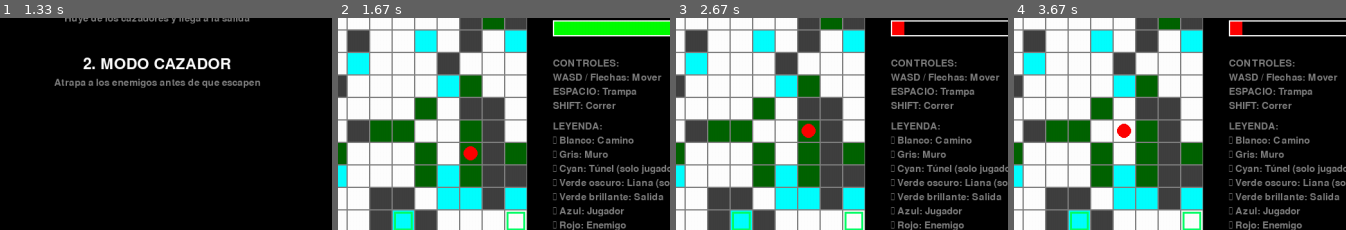
Above: before the commit, frames 1-4 (left to right).
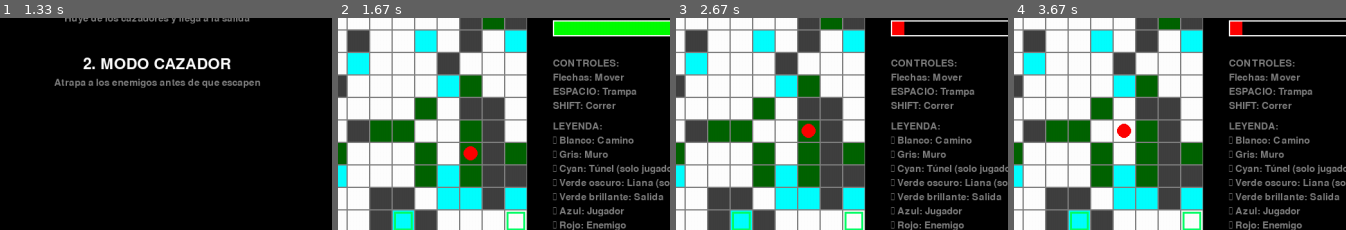
Above: after the commit, the same moments.

Repository: Kerzinsin/Proyecto-II-Intro
Game: pygame game, started from Proyecto 2 Introducción/jugar.py
The game is run twice, just before and just after one commit, with the same random seed, the same clock (stepped at 60 frames per second) and the same inputs.
Inputs:
- Up to frame 1 (1.33 s): tap 1 at 0.33 s; type "ann" at 0.67 s; tap Enter at 1 s; tap 2 at 1.22 s
- Up to frame 2 (1.67 s): tap 1 at 1.55 s
- Up to frame 3 (2.67 s): hold Shift 1.88-2.35 s; hold Right 1.88-2.35 s; hold W from 2.43 s (still down); hold Right from 2.43 s (still down); tap Space at 2.5 s
- Up to frame 4 (3.67 s): release W at 2.9 s; release Right at 2.9 s
The pictures show only the part of the screen within x 40-90%, y 45-95%; the shares and areas given below are measured in that part.

Frame 1 is identical in both runs. In frame 2, 0.7% of the frame differs, in the area x 64-98%, y 25-30%; in frame 3, 0.7%; in frame 4, 0.7%.

Commit message:
Se quitaron líneas inncesarias

Diff:
--- a/Proyecto 2 Introducción/Modelos/enemigo.py
+++ b/Proyecto 2 Introducción/Modelos/enemigo.py
@@ -6,27 +6,7 @@
 from Modelos.terreno import Camino, Liana
 
 class Enemigo:
-    """
-    Representa un enemigo en el juego que puede perseguir o huir del jugador.
-
-    Atributos:
-        fila (int): Posición vertical en el mapa
-        columna (int): Posición horizontal en el mapa
-        activo (bool): Indica si el enemigo está activo en el juego
-        velocidad (float): Multiplicador de velocidad (0.5 = lento, 1.5 = rápido)
-        eliminado (bool): Indica si el enemigo fue eliminado por una trampa
-        tiempo_eliminacion (float): Timestamp de cuando fue eliminado
-    """
-
     def __init__(self, fila, columna, velocidad=1.0):
-        """
-        Inicializa un nuevo enemigo.
-
-        Args:
-            fila (int): Posición inicial en fila
-            columna (int): Posición inicial en columna
-            velocidad (float): Velocidad del enemigo (default: 1.0)
-        """
         self.fila = fila
         self.columna = columna
         self.activo = True
@@ -35,41 +15,17 @@
         self.tiempo_eliminacion = None
 
     def obtener_posicion(self):
-        """
-        Obtiene la posición actual del enemigo.
-
-        Returns:
-            tuple: (fila, columna)
-        """
         return self.fila, self.columna
 
     def puede_moverse(self, mapa, nueva_fila, nueva_columna):
-        """
-        Verifica si el enemigo puede moverse a una posición específica.
-
-        Args:
-            mapa (Mapa): Instancia del mapa del juego
-            nueva_fila (int): Fila destino
-            nueva_columna (int): Columna destino
-
-        Returns:
-            bool: True si el movimiento es válido, False en caso contrario
-        """
         if 0 <= nueva_fila < mapa.filas and 0 <= nueva_columna < mapa.columnas:
             casilla_destino = mapa.matriz[nueva_fila][nueva_columna]
             return casilla_destino.puede_pasar_enemigo()
         return False
 
     def mover_aleatorio(self, mapa):
-        """
-        El enemigo se mueve aleatoriamente a una casilla válida adyacente.
-
-        Args:
-            mapa (Mapa): Instancia del mapa del juego
-        """
         direcciones = [(1, 0), (-1, 0), (0, 1), (0, -1)]
         random.shuffle(direcciones)
-
         for df, dc in direcciones:
             nueva_fila = self.fila + df
             nueva_columna = self.columna + dc
@@ -79,16 +35,6 @@
                 break
 
     def mover_hacia(self, jugador, mapa):
-        """
-        El enemigo persigue al jugador (usado en Modo Escapa).
-
-        Calcula la dirección hacia el jugador y se mueve en esa dirección.
-        Si no puede acercarse, se mueve aleatoriamente.
-
-        Args:
-            jugador (Jugador): Instancia del jugador a perseguir
-            mapa (Mapa): Instancia del mapa del juego
-        """
         if self.eliminado:
             return
 
@@ -124,16 +70,6 @@
         self.mover_aleatorio(mapa)
 
     def huir_de(self, jugador, mapa):
-        """
-        El enemigo huye del jugador (usado en Modo Cazador).
-
-        Calcula la dirección opuesta al jugador y se mueve alejándose.
-        Si no puede alejarse, se mueve aleatoriamente.
-
-        Args:
-            jugador (Jugador): Instancia del jugador del cual huir
-            mapa (Mapa): Instancia del mapa del juego
-        """
         if self.eliminado:
             return
 
@@ -169,37 +105,16 @@
         self.mover_aleatorio(mapa)
 
     def eliminar(self):
-        """
-        Elimina temporalmente al enemigo (activado por trampa).
-
-        El enemigo será marcado como eliminado y registrará el tiempo
-        para poder reaparecer después de 10 segundos.
-        """
         self.eliminado = True
         self.tiempo_eliminacion = time.time()
         print(f"Enemigo eliminado en ({self.fila}, {self.columna})")
 
     def verificar_reaparicion(self, mapa):
-        """
-        Verifica si el enemigo debe reaparecer después de 10 segundos.
-
-        Args:
-            mapa (Mapa): Instancia del mapa del juego
-        """
         if self.eliminado and self.tiempo_eliminacion:
             if time.time() - self.tiempo_eliminacion >= 10:
                 self.reaparecer(mapa)
 
     def reaparecer(self, mapa):
-        """
-        Reaparece el enemigo en una posición aleatoria válida del mapa.
-
-        Intenta hasta 50 veces encontrar una posición válida donde
-        el enemigo pueda moverse.
-
-        Args:
-            mapa (Mapa): Instancia del mapa del juego
-        """
         intentos = 0
         while intentos < 50:  # Máximo 50 intentos para encontrar posición
             nueva_fila = random.randint(0, mapa.filas - 1)
@@ -215,15 +130,6 @@
             intentos += 1
 
     def iniciar_movimiento(self, mapa):
-        """
-        Inicia el movimiento continuo del enemigo en un hilo separado.
-
-        Usado principalmente en el Modo Cazador para que los enemigos
-        se muevan automáticamente sin esperar acciones del jugador.
-
-        Args:
-            mapa (Mapa): Instancia del mapa del juego
-        """
         def movimiento_continuo():
             while self.activo:
                 if not self.eliminado:
--- a/Proyecto 2 Introducción/Modelos/mapa.py
+++ b/Proyecto 2 Introducción/Modelos/mapa.py
@@ -77,7 +77,6 @@
                         if casilla.puede_pasar_jugador():
                             visitados.add((nueva_fila, nueva_columna))
                             cola.append((nueva_fila, nueva_columna))
-
         return False
 
     def _crear_camino_forzado(self):
@@ -117,7 +116,6 @@
 
                 # Verificar si hay trampa
                 trampa_aqui = any(t['posicion'] == pos_actual for t in jugador.trampas_activas)
-
                 if pos_actual == jugador.obtener_posicion():
                     fila_str += "J"
                 elif trampa_aqui:
@@ -141,8 +139,6 @@
                 else:
                     fila_str += self.matriz[f][c].simbolo
             print(fila_str)
-
-        # Mostrar leyenda
         print("\nLeyenda: J=Jugador | E=Enemigo | X=Trampa | #=Muro | T=Túnel | L=Liana | (espacio)=Camino")
 
     def mostrar_con_multiples_enemigos(self, jugador, enemigos):
--- a/Proyecto 2 Introducción/Modelos/terreno.py
+++ b/Proyecto 2 Introducción/Modelos/terreno.py
@@ -11,7 +11,6 @@
     def puede_pasar_enemigo(self):
         return False
 
-
 class Camino(Casilla):
     def __init__(self):
         super().__init__(0, " ")
@@ -22,11 +21,9 @@
     def puede_pasar_enemigo(self):
         return True
 
-
 class Muro(Casilla):
     def __init__(self):
         super().__init__(1, "#")
-
 
 class Tunel(Casilla):
     def __init__(self):
@@ -38,7 +35,6 @@
     def puede_pasar_enemigo(self):
         return False  # cazador NO puede entrar
 
-
 class Liana(Casilla):
     def __init__(self):
         super().__init__(3, "L")
--- a/Proyecto 2 Introducción/Modos/modo_escapa.py
+++ b/Proyecto 2 Introducción/Modos/modo_escapa.py
@@ -114,7 +114,7 @@
                     if jugador.verificar_trampa_activada(enemigo.obtener_posicion()):
                         enemigo.eliminar()
                         enemigos_eliminados_trampa += 1
-                        print(f"💥 ¡Trampa activada! Enemigo eliminado (+50 puntos)")
+                        print(f" ¡Trampa activada! Enemigo eliminado (+50 puntos)")
 
             if jugador.obtener_posicion() == mapa.pos_salida:
                 tiempo_final = int(time.time() - tiempo_inicio)
--- a/Proyecto 2 Introducción/jugar.py
+++ b/Proyecto 2 Introducción/jugar.py
@@ -1,14 +1,7 @@
 """
-Juego Escapa del Laberinto - Versión Pygame CORREGIDA
+Juego Escapa del Laberinto
 Instituto Tecnológico de Costa Rica
 Proyecto 2 - Introducción a la Programación
-
-CORRECCIONES APLICADAS:
-1. Enemigos se mueven cada 1 segundo (no instantáneo)
-2. Cyan = Túneles (solo jugador)
-3. Verde oscuro = Lianas (solo enemigos, jugador NO puede entrar)
-4. Verde brillante = Salidas (máximo 2)
-5. Barra de energía visual implementada
 """
 
 import pygame
@@ -59,10 +52,7 @@
 COLOR_TRAMPA = AMARILLO
 COLOR_SALIDA = VERDE_BRILLANTE  # ✅ Verde brillante para salidas
 
-
 class JuegoPygame:
-    """Clase principal del juego con interfaz Pygame CORREGIDA"""
-
     def __init__(self):
         """Inicializa el juego con Pygame"""
         self.ventana = pygame.display.set_mode((ANCHO_VENTANA, ALTO_VENTANA))
@@ -71,7 +61,6 @@
         self.fuente = pygame.font.Font(None, 22)
         self.fuente_grande = pygame.font.Font(None, 36)
         self.fuente_titulo = pygame.font.Font(None, 48)
-
         self.sistema_puntuacion = Puntuacion()
         self.estado = "menu_principal"
         self.nombre_jugador = ""
@@ -87,7 +76,7 @@
         self.mensaje = ""
         self.tiempo_mensaje = 0
 
-        # ✅ CORRECCIÓN: Control de velocidad de enemigos
+        # CORRECCIÓN: Control de velocidad de enemigos
         self.ultimo_movimiento_enemigos = time.time()
         self.intervalo_enemigos = 1.0  # 1 segundo entre movimientos
 
@@ -100,7 +89,6 @@
             for evento in pygame.event.get():
                 if evento.type == pygame.QUIT:
                     ejecutando = False
-
                 if self.estado == "menu_principal":
                     self.manejar_eventos_menu(evento)
                 elif self.estado == "registro":
@@ -120,7 +108,6 @@
 
             # Dibujar
             self.ventana.fill(NEGRO)
-
             if self.estado == "menu_principal":
                 self.dibujar_menu_principal()
             elif self.estado == "registro":
@@ -136,7 +123,6 @@
 
             pygame.display.flip()
             self.reloj.tick(FPS)
-
         pygame.quit()
         sys.exit()
 
@@ -162,7 +148,6 @@
             rect = texto.get_rect(center=(ANCHO_VENTANA // 2, y))
             self.ventana.blit(texto, rect)
             y += 60
-
         inst = self.fuente.render("Presiona 1, 2 o 3 para seleccionar", True, GRIS)
         rect_inst = inst.get_rect(center=(ANCHO_VENTANA // 2, 550))
         self.ventana.blit(inst, rect_inst)
@@ -183,15 +168,12 @@
         titulo = self.fuente_grande.render("REGISTRO DE JUGADOR", True, VERDE)
         rect_titulo = titulo.get_rect(center=(ANCHO_VENTANA // 2, 200))
         self.ventana.blit(titulo, rect_titulo)
-
         instruccion = self.fuente.render("Ingresa tu nombre (min. 3 caracteres):", True, BLANCO)
         rect_inst = instruccion.get_rect(center=(ANCHO_VENTANA // 2, 300))
         self.ventana.blit(instruccion, rect_inst)
-
         nombre_texto = self.fuente_grande.render(self.nombre_jugador + "_", True, AMARILLO)
         rect_nombre = nombre_texto.get_rect(center=(ANCHO_VENTANA // 2, 350))
         self.ventana.blit(nombre_texto, rect_nombre)
-
         info = self.fuente.render("Presiona ENTER para continuar", True, GRIS)
         rect_info = info.get_rect(center=(ANCHO_VENTANA // 2, 450))
         self.ventana.blit(info, rect_info)
@@ -214,7 +196,6 @@
         titulo = self.fuente_grande.render("SELECCIONA DIFICULTAD", True, VERDE)
         rect_titulo = titulo.get_rect(center=(ANCHO_VENTANA // 2, 150))
         self.ventana.blit(titulo, rect_titulo)
-
         opciones = [
             ("1. FACIL", "Menos enemigos, más lentos - Multiplicador: x1.0"),
             ("2. NORMAL", "Balance de enemigos - Multiplicador: x1.5"),
@@ -293,7 +274,7 @@
         # Crear mapa
         self.mapa = Mapa(15, 20)
 
-        # ✅ CORRECCIÓN: Crear máximo 2 salidas
+        # Crear máximo 2 salidas
         self.crear_salidas()
 
         # Crear jugador
@@ -326,7 +307,7 @@
         self.estado = "jugando"
 
     def crear_salidas(self):
-        """✅ CORRECCIÓN: Crear máximo 2 salidas en el mapa"""
+        """Crear máximo 2 salidas en el mapa"""
         self.salidas = []
 
         # Primera salida: esquina inferior derecha
@@ -358,7 +339,6 @@
         """Maneja eventos durante el juego"""
         if evento.type == pygame.KEYDOWN:
             movido = False
-
             if evento.key == pygame.K_UP or evento.key == pygame.K_w:
                 movido = self.jugador.mover("arriba", self.mapa)
             elif evento.key == pygame.K_DOWN or evento.key == pygame.K_s:
@@ -374,7 +354,6 @@
             elif evento.key == pygame.K_LSHIFT or evento.key == pygame.K_RSHIFT:
                 if self.jugador.correr(self.mapa):
                     self.mostrar_mensaje("¡Corriendo!", 0.5)
-
             if movido:
                 # Verificar colisiones con trampas
                 if self.modo_actual == "escapa":
@@ -387,7 +366,7 @@
 
     def actualizar_juego(self):
         """Actualiza el estado del juego"""
-        # ✅ CORRECCIÓN: Mover enemigos solo cada X segundos
+        # Mover enemigos solo cada X segundos
         tiempo_actual = time.time()
         if tiempo_actual - self.ultimo_movimiento_enemigos >= self.intervalo_enemigos:
             self.mover_enemigos()
@@ -415,7 +394,6 @@
                     enemigo.huir_de(self.jugador, self.mapa)
 
     def actualizar_modo_escapa(self):
-        """Actualiza la lógica del modo escapa"""
         # Verificar si llegó a alguna salida
         pos_jugador = self.jugador.obtener_posicion()
         if pos_jugador in self.salidas:
@@ -435,7 +413,6 @@
                         enemigo.fila, enemigo.columna = nueva_pos
 
     def actualizar_modo_cazador(self):
-        """Actualiza la lógica del modo cazador"""
         # Verificar si atrapó un enemigo
         pos_jugador = self.jugador.obtener_posicion()
         for enemigo in self.enemigos:
@@ -451,7 +428,6 @@
                     enemigo.eliminado = False
 
     def dibujar_juego(self):
-        """Dibuja el estado del juego"""
         # Calcular offset para centrar el mapa
         offset_x = 50
         offset_y = (ALTO_VENTANA - self.mapa.filas * TAMANO_CELDA) // 2
@@ -505,8 +481,6 @@
         y = offset_y + fila * TAMANO_CELDA
         pygame.draw.circle(self.ventana, COLOR_JUGADOR,
                          (x + TAMANO_CELDA // 2, y + TAMANO_CELDA // 2), TAMANO_CELDA // 3)
-
-        # Dibujar HUD
         hud_x = offset_x + self.mapa.columnas * TAMANO_CELDA + 40
         self.dibujar_hud(hud_x, offset_y)
 
@@ -544,7 +518,7 @@
                 self.ventana.blit(superficie, (x, y_actual))
                 y_actual += 25
 
-        # ✅ CORRECCIÓN: BARRA DE ENERGÍA VISUAL
+        # BARRA DE ENERGÍA VISUAL
         y_actual += 10
         energia_texto = self.fuente.render("ENERGÍA:", True, BLANCO)
         self.ventana.blit(energia_texto, (x, y_actual))
@@ -574,14 +548,13 @@
         # Texto de porcentaje
         texto_porcentaje = self.fuente.render(f"{self.jugador.energia}%", True, BLANCO)
         self.ventana.blit(texto_porcentaje, (x + barra_ancho + 10, y_actual))
-
         y_actual += 40
 
         # Controles
         y_actual += 20
         controles = [
             "CONTROLES:",
-            "WASD / Flechas: Mover",
+            "Flechas: Mover",
             "ESPACIO: Trampa",
             "SHIFT: Correr",
             "",
@@ -679,7 +652,6 @@
             print(f"{i}. {p['nombre']}: {p['puntaje']} pts")
         print("="*50 + "\n")
 
-
 if __name__ == "__main__":
     juego = JuegoPygame()
     juego.ejecutar()
